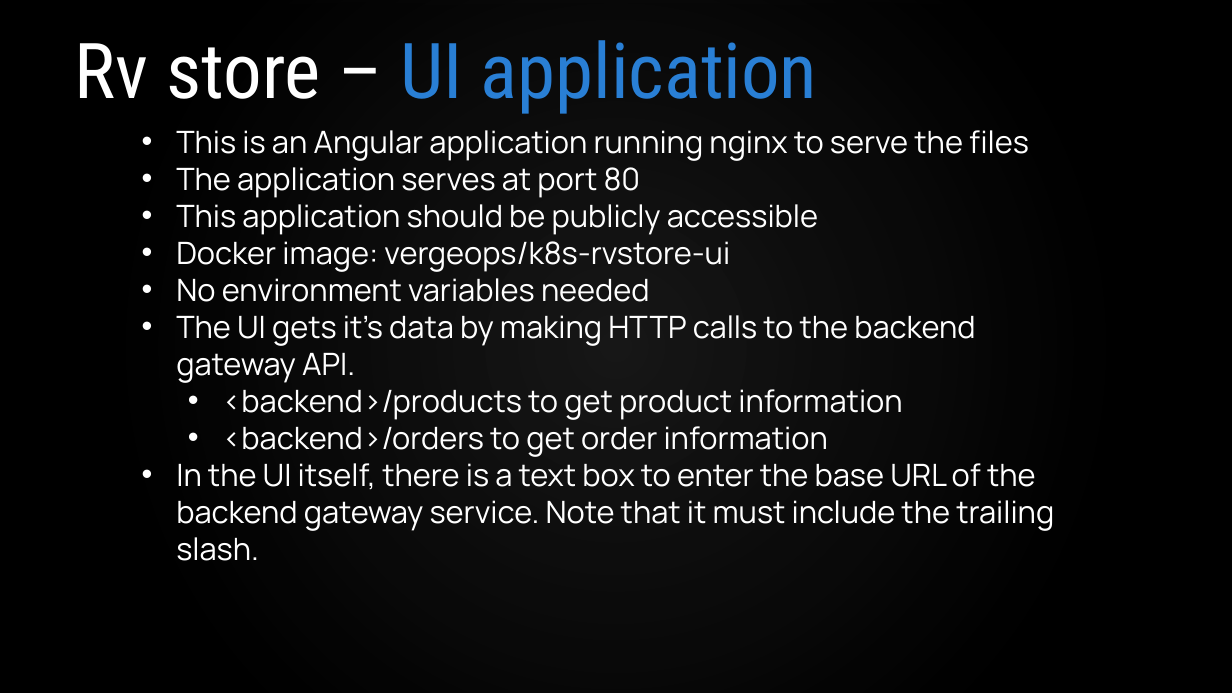
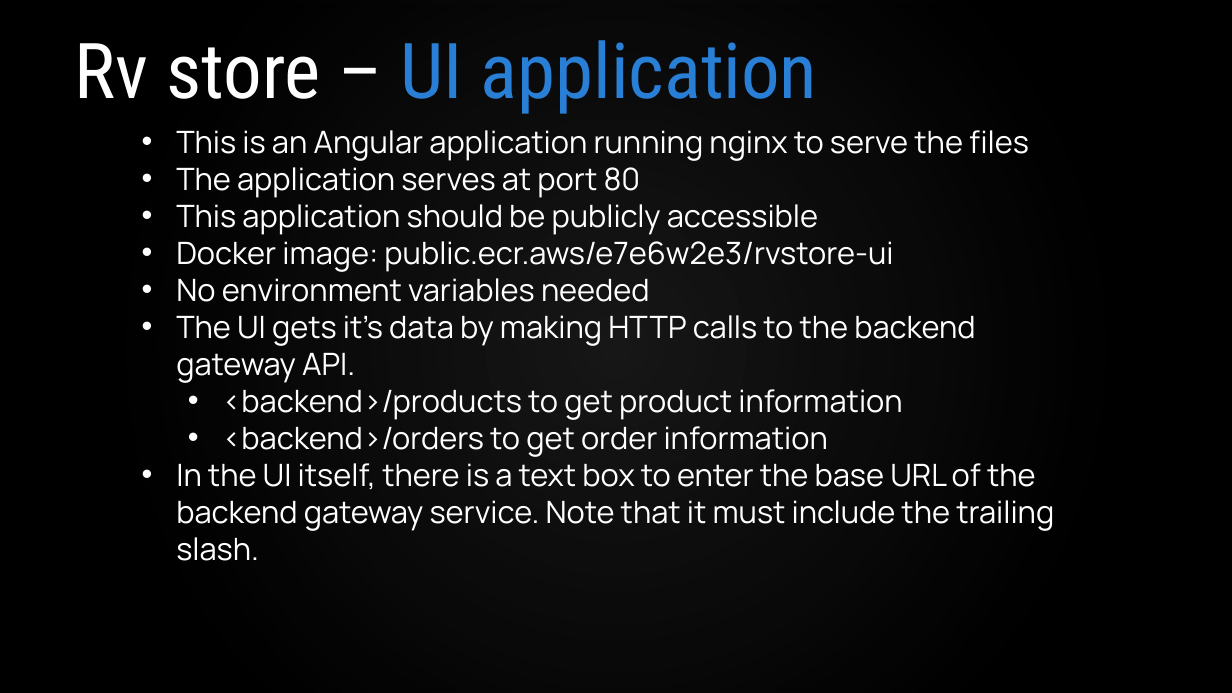
Before and after one commit to VergeOps/k8s-rvstore, a slide deck: slide 9 of rvstore_hackathon/K8s-RV Store Hackathon.pptx. Drawn at 1232x693 pixels with LibreOffice and Linux fonts; fonts in the diff are those of the drawing; background and template pictures are left out. Boxes give left, top, right and bottom in pixels: in the first picture for what was removed or moved away, otherwise in the second. Text is boxed around its words. In the diff, an @@ line names an element or a change of style, - is before the commit and + after.

Commit message:
Updated images to use AWS ECR Public

```diff
--- a/rvstore_hackathon/K8s-RV Store Hackathon.pptx
+++ b/rvstore_hackathon/K8s-RV Store Hackathon.pptx
@@ text at bbox=[176, 241, 893, 272]: text changed @@
-• Docker image: vergeops/k8s-rvstore-ui
+• Docker image: public.ecr.aws/e7e6w2e3/rvstore-ui
```
Also in this commit, not shown: 6 other slides changed, 5 other files.
